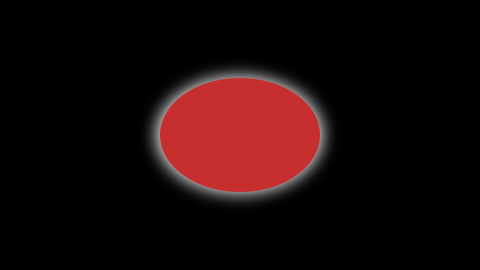
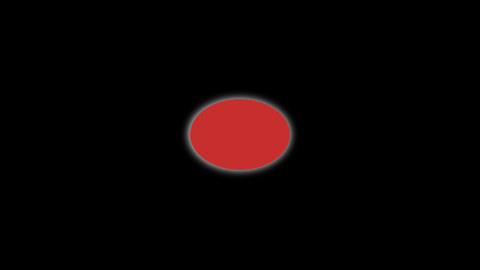
Layered file, before and after one edit (480 × 270). Changes by layer:
painted on "Ellipse 1" over 160, 78, 320, 192
painted on "CombatMask.png" over 140, 60, 339, 210
